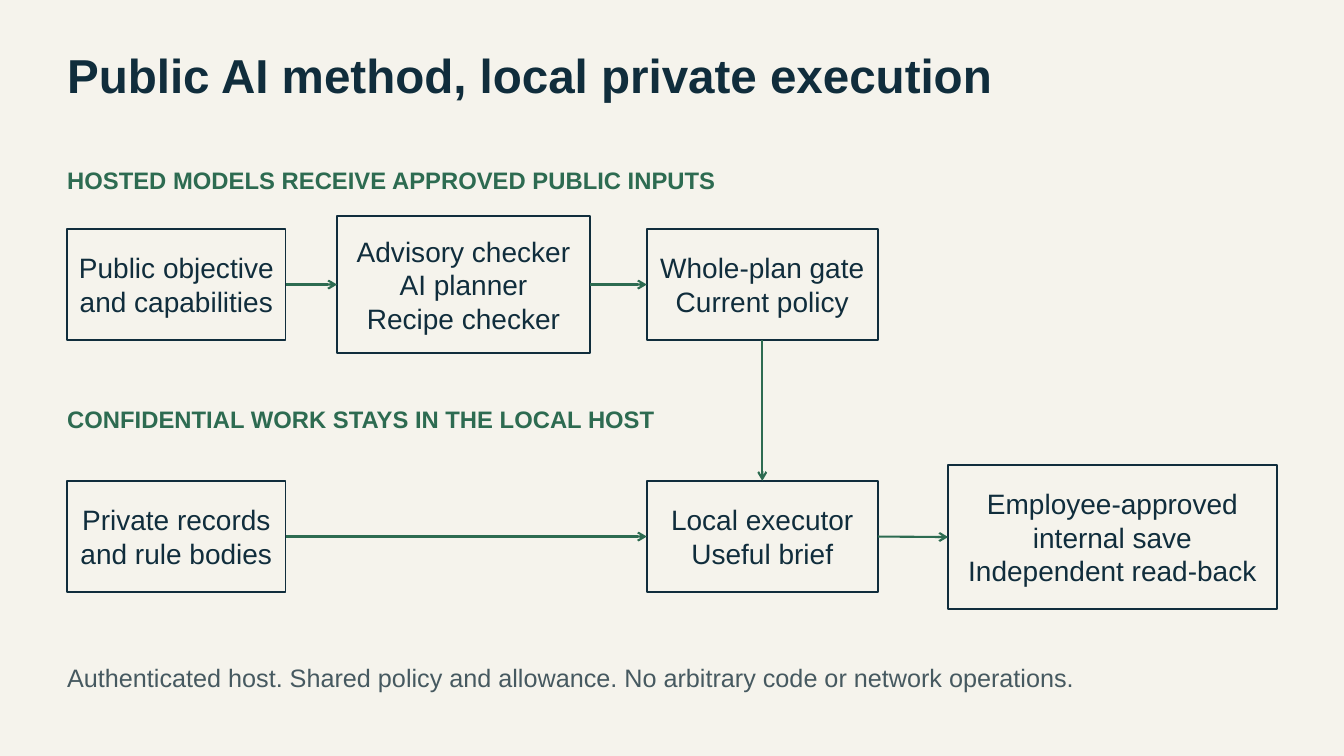
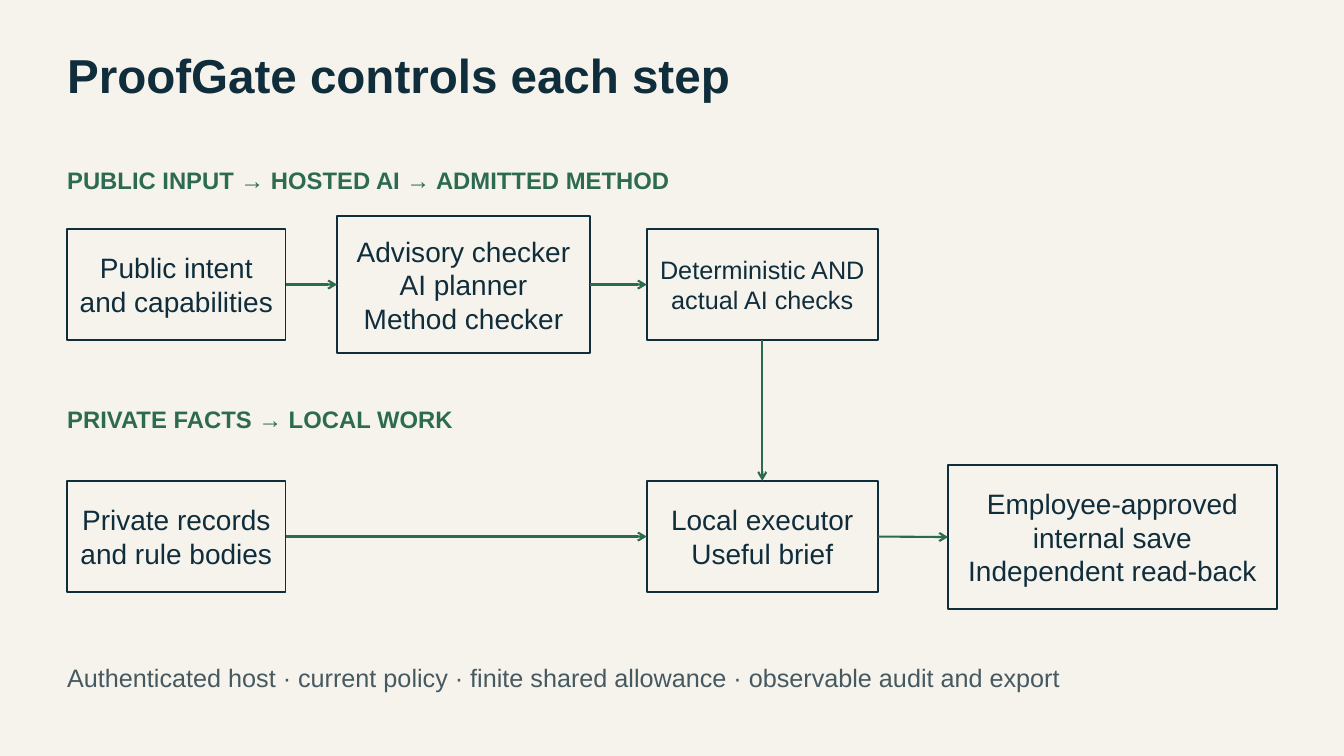
Before and after one commit to Jabolo/ProofGate, a slide deck: slide 5 of submission/presentation.pptx. Drawn at 1344x756 pixels with LibreOffice and Linux fonts; fonts in the diff are those of the drawing. Boxes give left, top, right and bottom in pixels: in the first picture for what was removed or moved away, otherwise in the second. Text is boxed around its words. In the diff, an @@ line names an element or a change of style, - is before the commit and + after.

Commit message:
Deliver cloud-hosted judge demo and inspected final English presentation

```diff
--- a/submission/presentation.pptx
+++ b/submission/presentation.pptx
@@ text at box(67, 58, 730, 103): text changed @@
-Public AI method, local private execution
+ProofGate controls each step
@@ text at box(67, 172, 669, 190): text changed @@
-HOSTED MODELS RECEIVE APPROVED PUBLIC INPUTS
+PUBLIC INPUT → HOSTED AI → ADMITTED METHOD
@@ text in rectangle at box(100, 257, 253, 279): text changed @@
-Public objective
+Public intent
@@ text in rectangle at box(660, 260, 864, 310): text changed; size 20 to 18 pt @@
-Whole-plan gate
-Current policy
+Deterministic AND
+actual AI checks
@@ text in rectangle at box(364, 308, 563, 330): text changed @@
-Recipe checker
+Method checker
@@ text at box(67, 411, 452, 429): text changed @@
-CONFIDENTIAL WORK STAYS IN THE LOCAL HOST
+PRIVATE FACTS → LOCAL WORK
@@ text at box(67, 668, 1060, 693): text changed @@
-Authenticated host. Shared policy and allowance. No arbitrary code or network operations.
+Authenticated host · current policy · finite shared allowance · observable audit and export
```
Also in this commit, not shown: 5 other slides changed, 3 slides added, 3 slides removed, 17 other files.
